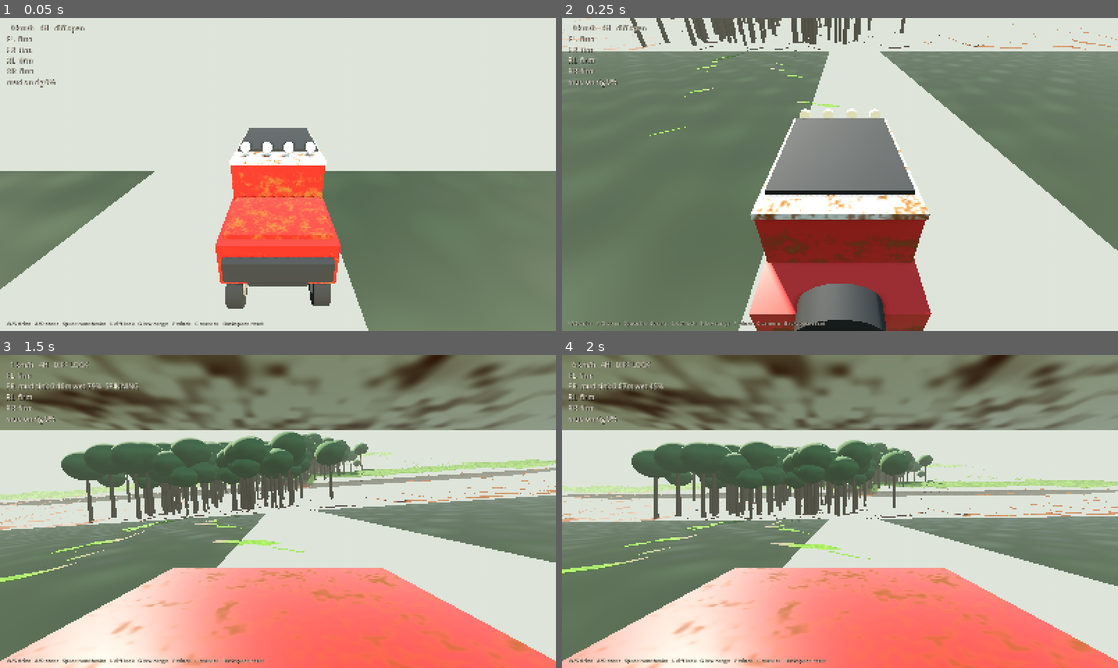
Above: before the commit, frames 1-4 (two rows, left to right).
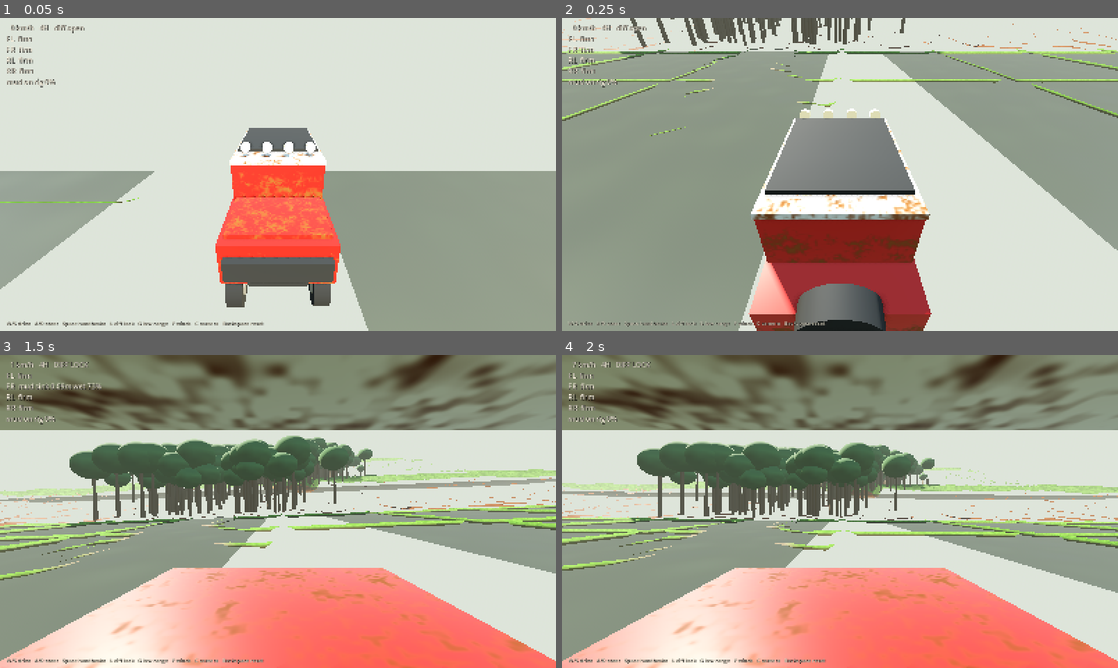
Above: after the commit, the same moments.

Repository: ddistor/4x4-test
Game: Godot game, scene res://scenes/main.tscn
Two runs of this game, one before a commit and one after it. Both use one fixed random seed, a clock stepped at 60 frames per second and the inputs below.
Inputs:
- Up to frame 1 (0.05 s): no input
- Up to frame 2 (0.25 s): no input
- Up to frame 3 (1.5 s): hold D (steer_right) 0.53-1.28 s; hold C (camera_toggle) 0.53-1.28 s; hold S (brake) from 1.28 s (still down); tap L (diff_lock) at 1.35 s
- Up to frame 4 (2 s): keep holding S (brake)

The runs differ from the first frame. In frame 1, 25% of the frame differs, in the area x 0-100%, y 48-100%; in frame 2, 48%, in the area x 0-100%, y 9-100%; in frame 3, 25%; in frame 4, 24%.

Commit message:
Paddies: dikes between fields, darker/more transparent water, silt floor
Co-Authored-By: Claude Fable 5.1 <noreply@anthropic.com>
Claude-Session: https://claude.ai/code/session_01Q6pH2q8xXJ5VFSmNey9FEL

Diff:
--- a/scripts/world/terrain.gd
+++ b/scripts/world/terrain.gd
@@ -99,6 +99,11 @@
 	if z < 45.0:
 		# Paddies: flat terraces either side of the road.
 		land = -0.35 + _detail.get_noise_2d(x, z) * 0.05
+		# pilapil: the low earth dikes between paddies, on a rough 14 x 18 m grid
+		var gx := absf(fposmod(x + 3.0, 14.0) - 7.0)
+		var gz := absf(fposmod(z + 5.0, 18.0) - 9.0)
+		var dike := maxf(1.0 - smoothstep(0.3, 0.9, gx), 1.0 - smoothstep(0.3, 0.9, gz))
+		land += dike * 0.45
 		# road shoulder slopes down into the paddy over 1.5 m
 		return lerpf(0.0, land, smoothstep(3.2, 4.7, dx))
 	# Cut two-track: floor 3 m half-width, banks ramping up over the next 4 m.
@@ -269,7 +274,7 @@
 		mi.mesh = plane
 		var mat := ShaderMaterial.new()
 		mat.shader = shader
-		mat.set_shader_parameter("tint", Color(0.35, 0.42, 0.28, 0.85))
+		mat.set_shader_parameter("tint", Color(0.22, 0.26, 0.14, 0.55))
 		mi.material_override = mat
 		var cx := SIZE_M * 0.5 + side * (SIZE_M * 0.25 + 2.0)
 		mi.position = Vector3(cx, -0.35 + WATER_PADDY, 22.0)
@@ -283,7 +288,7 @@
 	cmi.mesh = creek
 	var cmat := ShaderMaterial.new()
 	cmat.shader = shader
-	cmat.set_shader_parameter("tint", Color(0.48, 0.33, 0.18, 0.8))
+	cmat.set_shader_parameter("tint", Color(0.40, 0.26, 0.12, 0.7))
 	cmi.material_override = cmat
 	cmi.position = Vector3(SIZE_M * 0.5, creek_water_level(), CREEK_Z)
 	cmi.name = "CreekWater"
--- a/shaders/terrain.gdshader
+++ b/shaders/terrain.gdshader
@@ -53,7 +53,8 @@
 
 	vec3 ground = grass * (0.8 + 0.4 * n);
 	if (world_pos.z < 45.0) {
-		ground = paddy * (0.85 + 0.3 * n2);
+		// paddy floor under the water is dark silt; the dikes above it are grassy
+		ground = mix(vec3(0.16, 0.14, 0.08), paddy * (0.85 + 0.3 * n2), smoothstep(-0.3, -0.05, world_pos.y));
 		float road = 1.0 - smoothstep(2.6, 3.6, abs(world_pos.x - world_size * 0.5 - 14.0 * sin(world_pos.z * 0.035) - 0.0));
 		ground = mix(ground, gravel * (0.9 + 0.2 * n2), road);
 		soft = 0.0;
--- a/shaders/water.gdshader
+++ b/shaders/water.gdshader
@@ -14,7 +14,7 @@
 	NORMAL_MAP = normalize(vec3(w * 0.08, 1.0, w * 0.06)) * 0.5 + 0.5;
 	ALBEDO = tint.rgb * (0.9 + 0.1 * w);
 	ALPHA = tint.a;
-	ROUGHNESS = 0.08;
-	SPECULAR = 0.7;
+	ROUGHNESS = 0.35;
+	SPECULAR = 0.4;
 	METALLIC = 0.0;
 }
